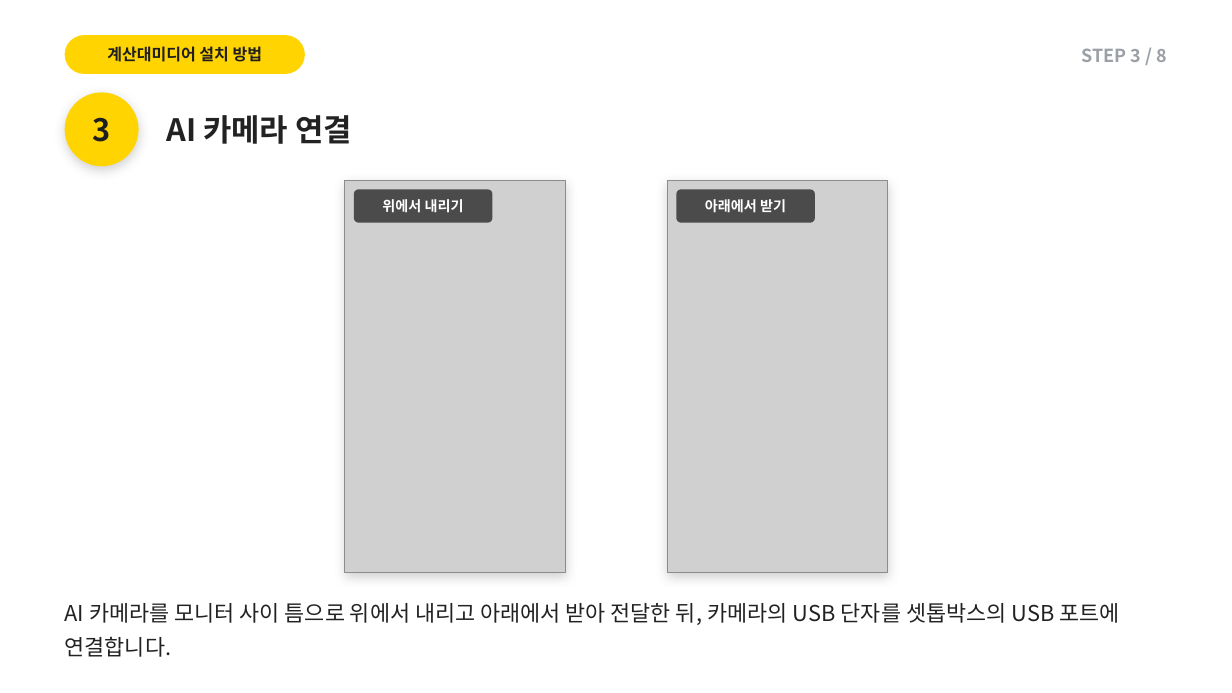
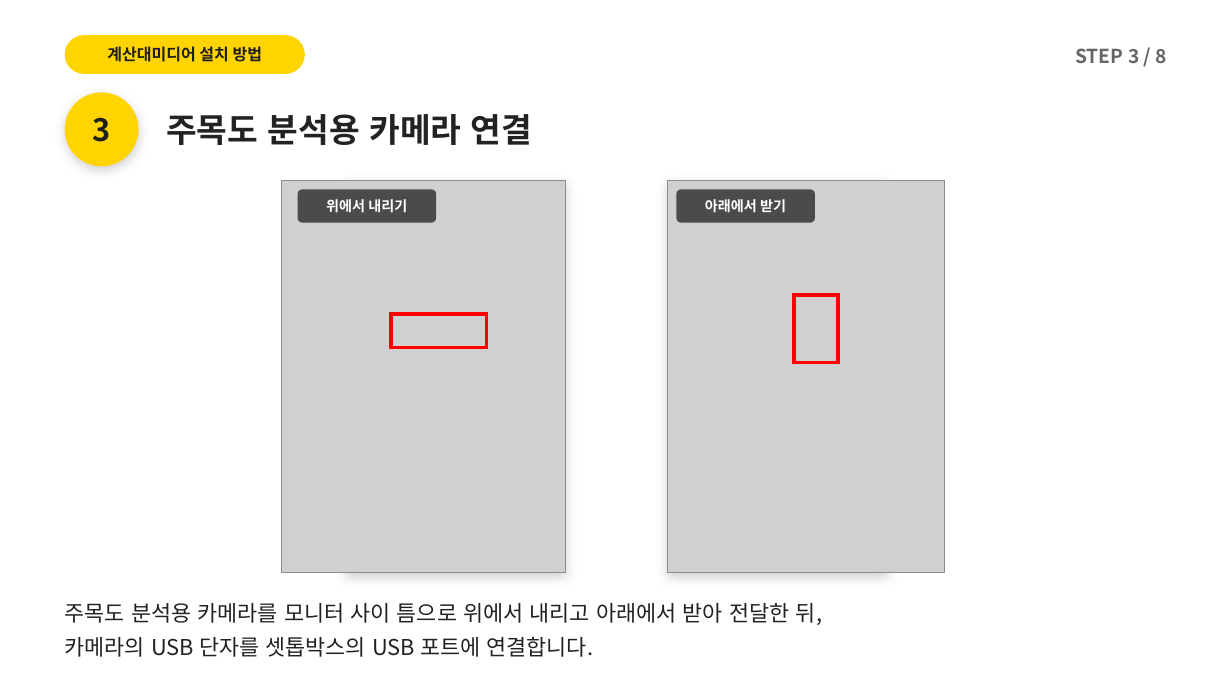
Before and after one commit to alsdn2947/ars, a slide deck: slide 19 of 이마트_AI카메라_설치매뉴얼.pptx (slide 18 before the commit). Drawn at 1232x693 pixels with LibreOffice and Linux fonts; fonts in the diff are those of the drawing; grey boxes stand for pictures. Boxes give left, top, right and bottom in pixels: in the first picture for what was removed or moved away, otherwise in the second. Text is boxed around its words. In the diff, an @@ line names an element or a change of style, - is before the commit and + after.

```diff
--- a/이마트_AI카메라_설치매뉴얼.pptx
+++ b/이마트_AI카메라_설치매뉴얼.pptx
@@ text "STEP 3 / 8" at (1075,48,1167,63): size 14 to 15 pt, text colour #9AA0A6 to #666666 @@
@@ text at (166,114,532,145): text changed; size 24 to 26 pt @@
-AI 카메라 연결
+주목도 분석용 카메라 연결
@@ picture: place and size @@
-picture at (345,180,566,573)
+picture at (282,180,566,573)
@@ text "위에서 내리기": place and size @@
-text "위에서 내리기" at (382,199,464,213)
+text "위에서 내리기" at (326,199,407,213)
@@ rounded rectangle: place and size @@
-rounded rectangle at (354,189,493,223)
+rounded rectangle at (298,189,436,223)
@@ picture: place and size @@
-picture at (667,180,888,573)
+picture at (667,180,945,573)
@@ rectangle added at (794,295,838,362), outline #FF0000 3 pt @@
@@ rectangle added at (391,314,486,348), outline #FF0000 3 pt @@
@@ text at (65,603,823,657): text changed @@
-AI 카메라를 모니터 사이 틈으로 위에서 내리고 아래에서 받아 전달한 뒤, 카메라의 USB 단자를 셋톱박스의 USB 포트에 연결합니다.
+주목도 분석용 카메라를 모니터 사이 틈으로 위에서 내리고 아래에서 받아 전달한 뒤,
+카메라의 USB 단자를 셋톱박스의 USB 포트에 연결합니다.
```
Also in this commit, not shown: 23 other slides changed, 1 slide added, 1 slide removed.
